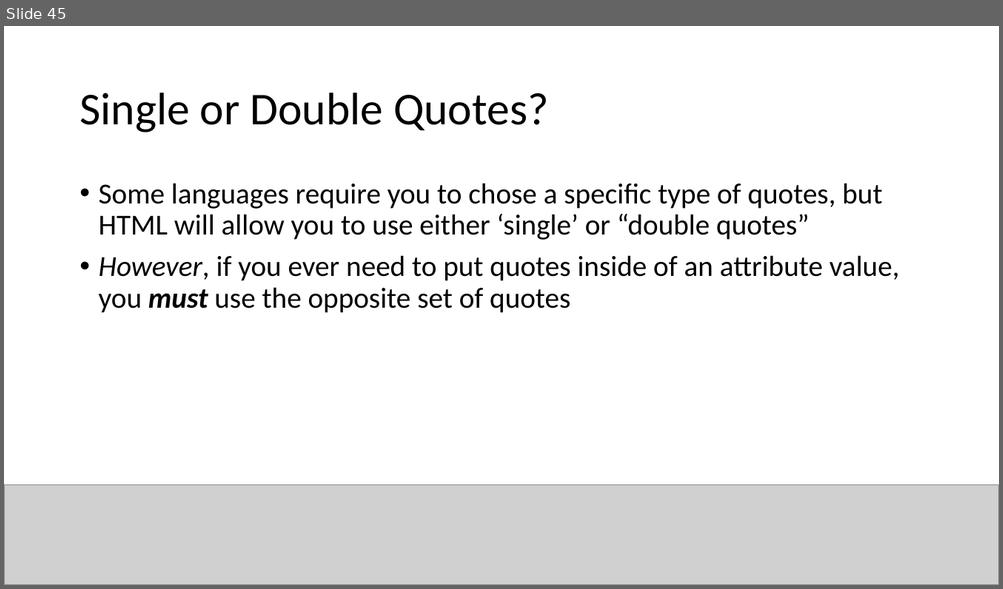
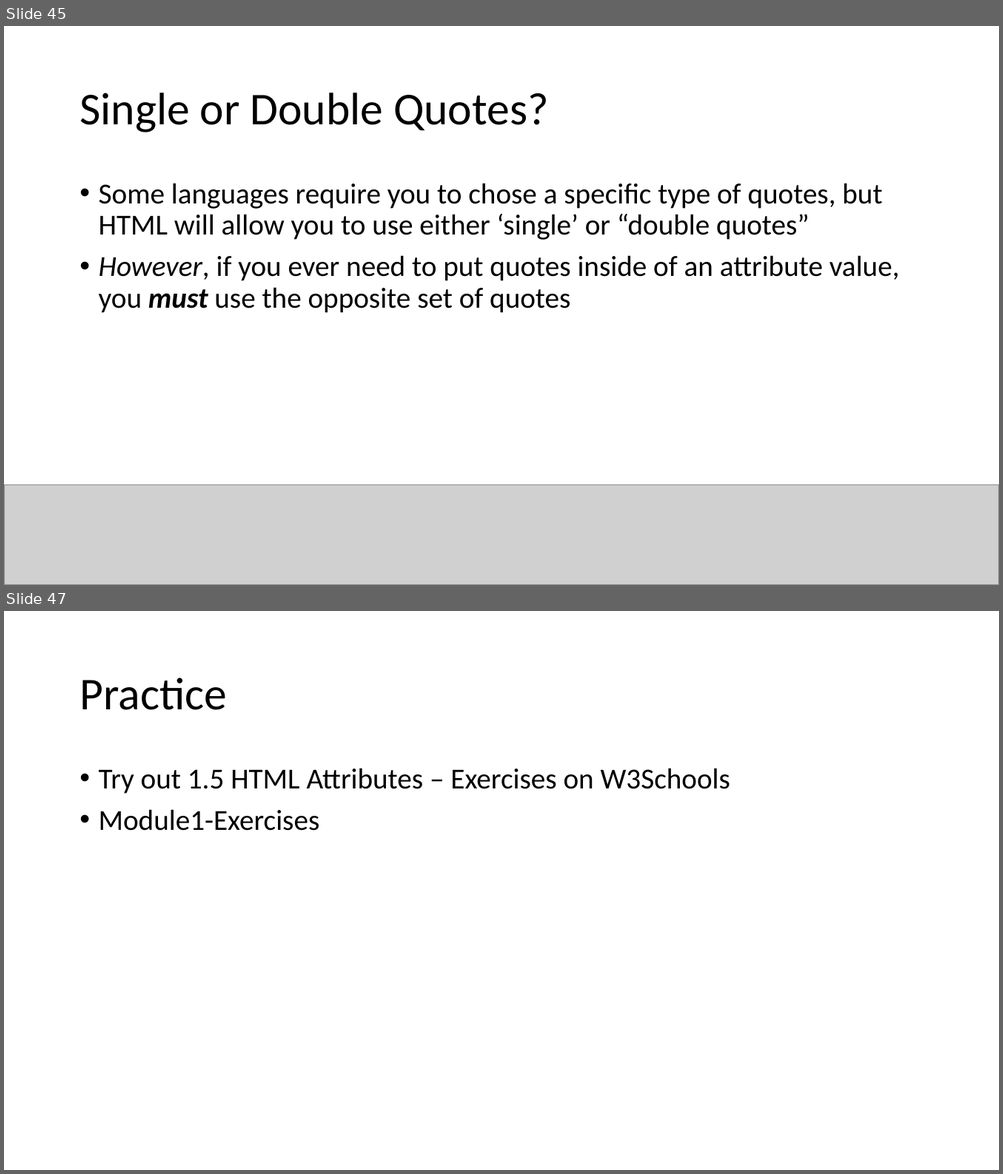
Before and after one commit to YWCANWIL-TechLab/Module1-Introduction-and-Basics, a slide deck: slides/Module 1 - Introduction and Basics.pptx. Shown one above the other, each under a label of ours: slide 45 before the commit, slides 45 and 47 after it; the slides between them are not shown. The pictures are 1003x589 and 1003x1174 pixels, drawn with LibreOffice and Linux fonts; fonts in the diff are those of the drawing; grey boxes stand for pictures. Boxes give left, top, right and bottom in pixels: in the first picture for what was removed or moved away, otherwise in the second. Text is boxed around its words. In the diff, an @@ line names an element or a change of style, - is before the commit and + after.

Commit message:
Updated Slides

```diff
--- a/slides/Module 1 - Introduction and Basics.pptx
+++ b/slides/Module 1 - Introduction and Basics.pptx
@@ slide 47 added at (4, 611, 999, 1170), background #FFFFFF @@
@@ title added at (79, 678, 226, 710), 44 pt, text #000000 @@
+Practice
@@ text added at (99, 768, 730, 831), 28 pt, text #000000 @@
+• Try out 1.5 HTML Attributes – Exercises on W3Schools
+• Module1-Exercises
```
Also in this commit, not shown: 1 other slide added.
